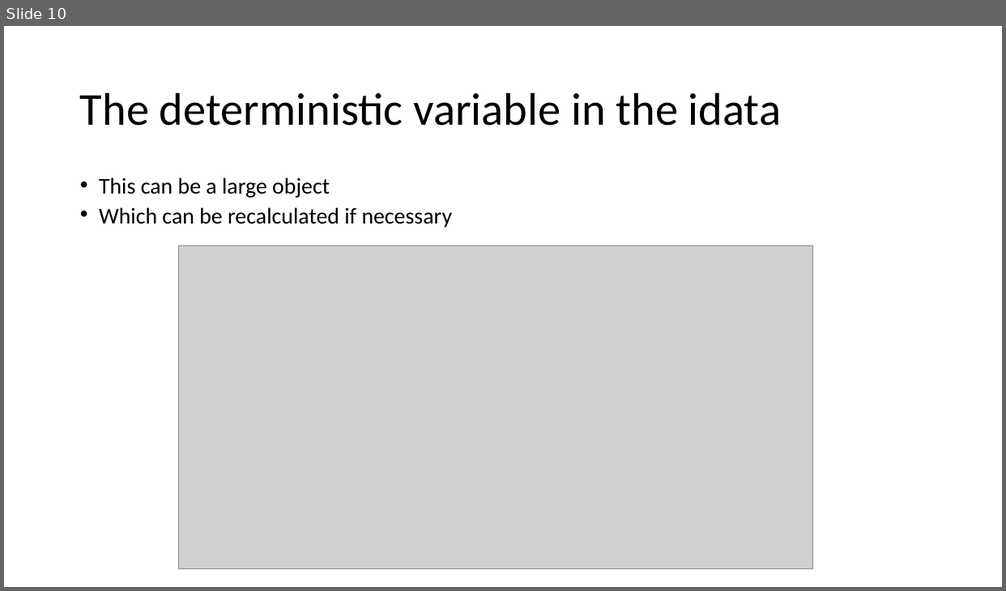
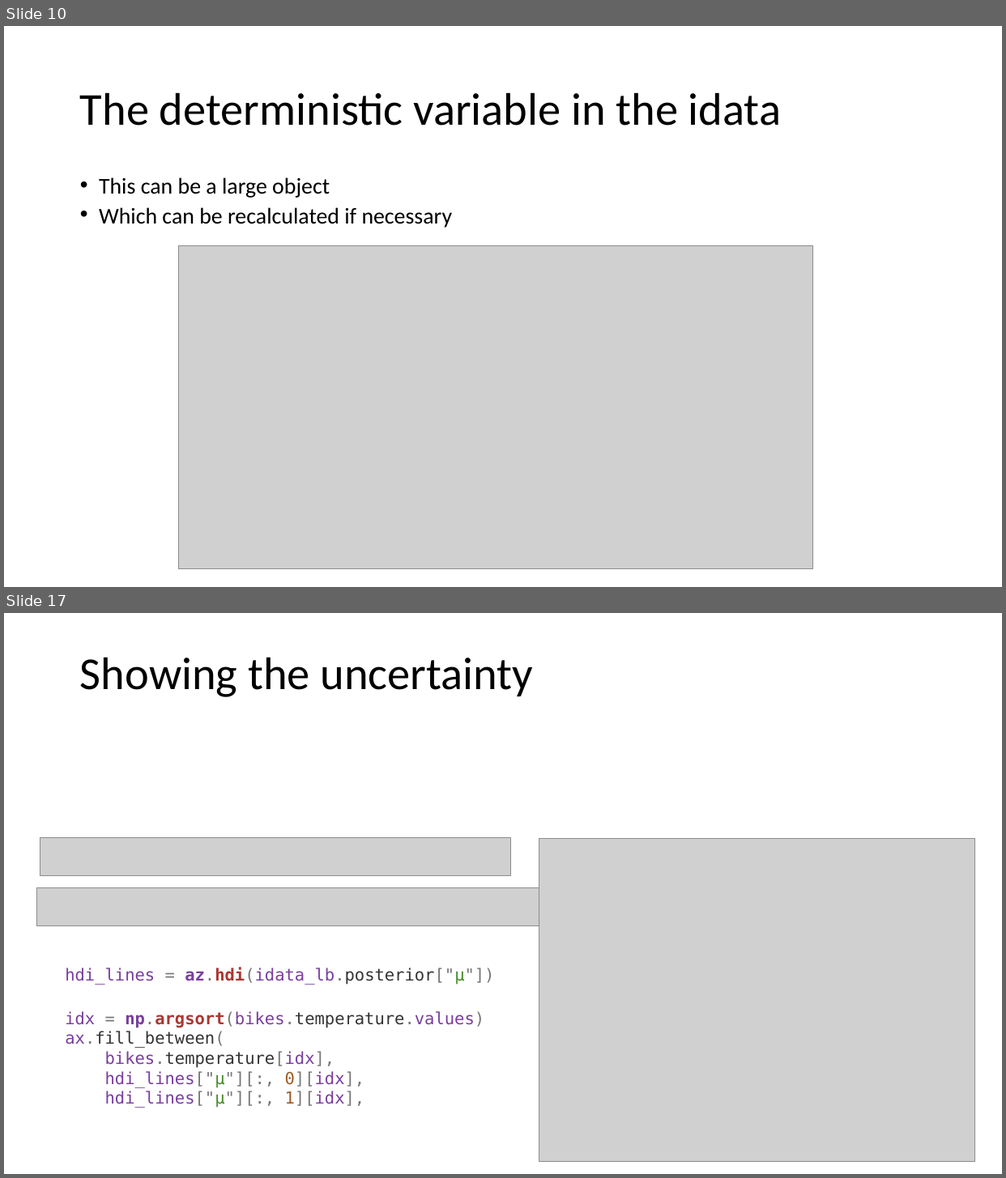
Before and after one commit to opherdonchin/StatisticalComputationAndAnalysis, a slide deck: Lectures/Lecture 6 Linear models.pptx. Shown one above the other, each under a label of ours: slide 10 before the commit, slides 10 and 17 after it; the slides between them are not shown. The pictures are 1006x591 and 1006x1178 pixels, drawn with LibreOffice and Linux fonts; fonts in the diff are those of the drawing; grey boxes stand for pictures. Boxes give left, top, right and bottom in pixels: in the first picture for what was removed or moved away, otherwise in the second. Text is boxed around its words. In the diff, an @@ line names an element or a change of style, - is before the commit and + after.

```diff
--- a/Lectures/Lecture 6 Linear models.pptx
+++ b/Lectures/Lecture 6 Linear models.pptx
@@ slide 17 added at [4,613,1002,1174], background #FFFFFF @@
@@ title added at [80,657,534,697], 44 pt, text #000000 @@
+Showing the uncertainty
@@ picture added at [40,837,511,875] @@
@@ picture added at [539,839,975,1161] @@
@@ picture added at [37,888,539,926] @@
@@ text added at [65,968,494,985], 16 pt, text #7A3E9D @@
+hdi_lines = az.hdi(idata_lb.posterior["μ"])
@@ text added at [65,1012,484,1108], 16 pt, text #7A3E9D @@
+idx = np.argsort(bikes.temperature.values)
+ax.fill_between(
+bikes.temperature[idx],
+hdi_lines["μ"][:, 0][idx],
+hdi_lines["μ"][:, 1][idx],
```
Also in this commit, not shown: 2 slides changed, 9 other slides added, 3 other files.
